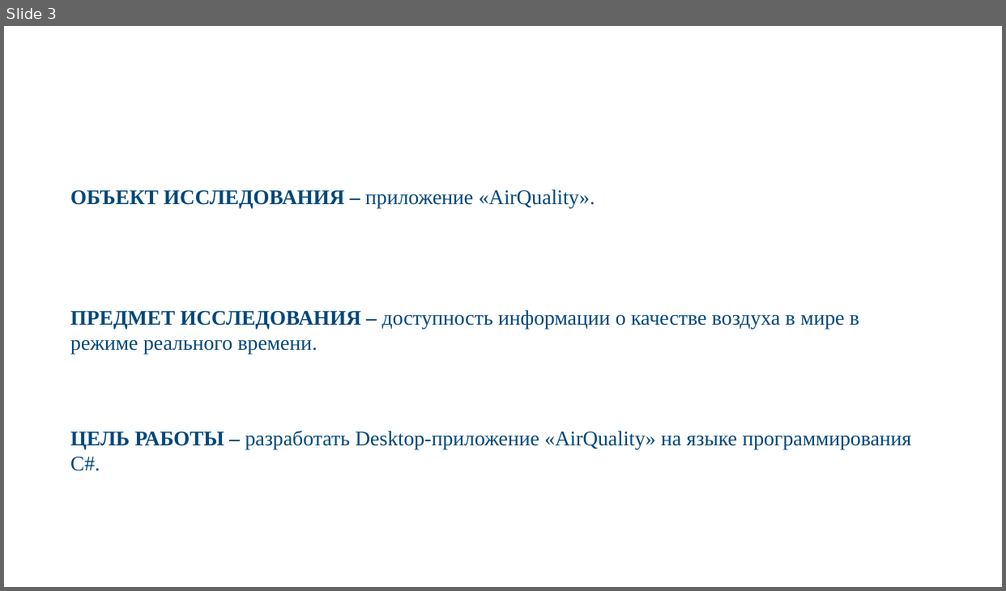
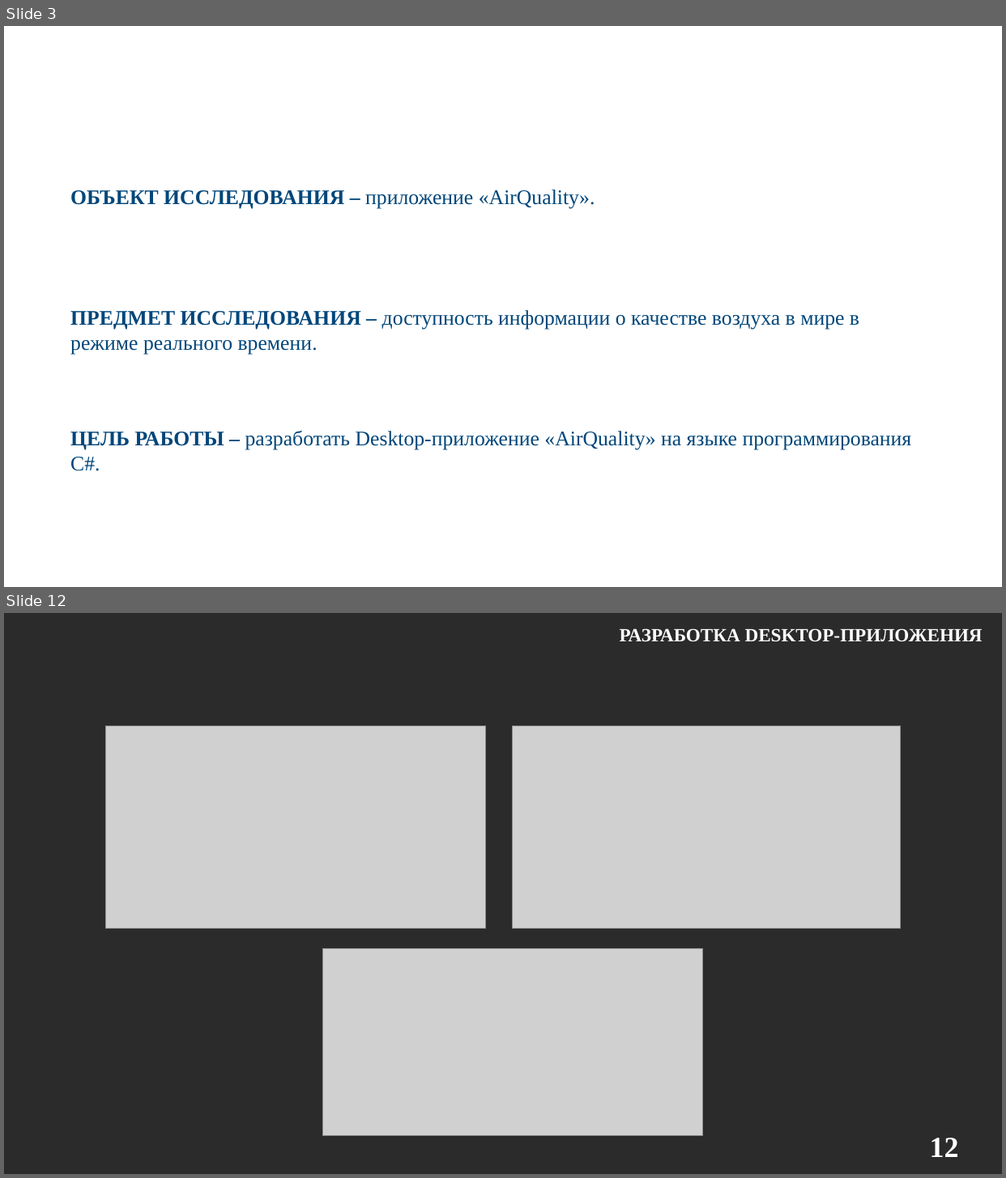
Before and after one commit to Martt0VV/test, a slide deck: Мартьянов.pptx. Shown one above the other, each under a label of ours: slide 3 before the commit, slides 3 and 12 after it; the slides between them are not shown. The pictures are 1006x591 and 1006x1178 pixels, drawn with LibreOffice and Linux fonts; fonts in the diff are those of the drawing; grey boxes stand for pictures; background and template pictures are left out; a plain dark background stands for a picture behind light text. Boxes give left, top, right and bottom in pixels: in the first picture for what was removed or moved away, otherwise in the second. Text is boxed around its words. In the diff, an @@ line names an element or a change of style, - is before the commit and + after.

```diff
--- a/Мартьянов.pptx
+++ b/Мартьянов.pptx
@@ slide 12 added at (4, 613, 1002, 1174), background picture (left out) @@
@@ text added at (620, 628, 982, 642), 18 pt, text #FFFFFF, bold @@
+РАЗРАБОТКА DESKTOP-ПРИЛОЖЕНИЯ
@@ picture added at (106, 726, 486, 929) @@
@@ picture added at (513, 726, 901, 929) @@
@@ picture added at (323, 949, 703, 1136) @@
@@ text added at (930, 1138, 959, 1157), 28 pt, text #FFFFFF, bold @@
+12
```
Also in this commit, not shown: 4 slides changed, 20 other slides added, 7 slides removed.
